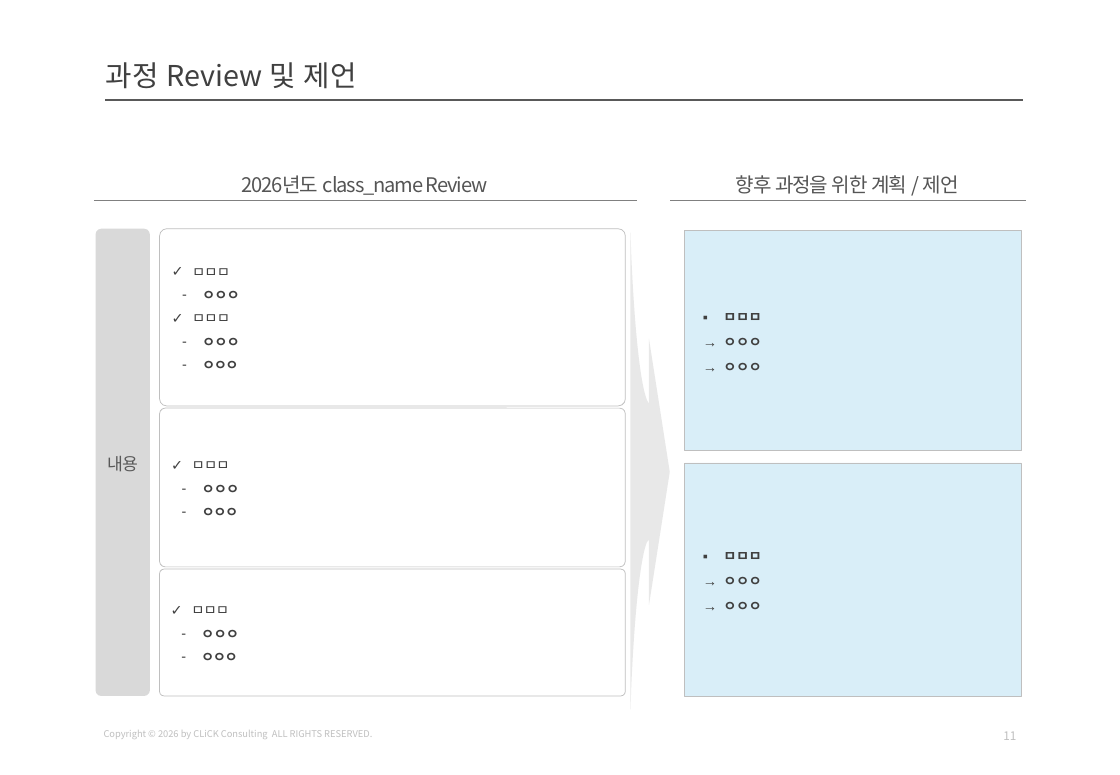
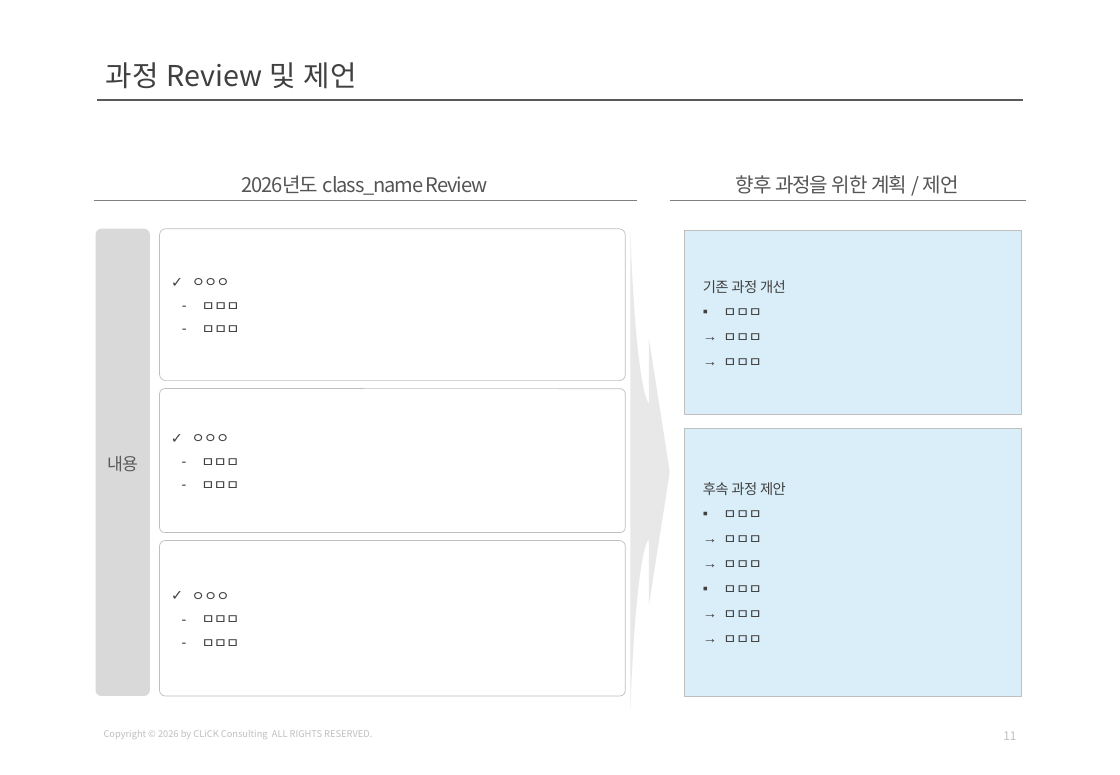
Before and after one commit to qkrtlwls123-a11y/Lam-automation, a slide deck: slide 11 of kai-template.pptx. Drawn at 1120x775 pixels with LibreOffice and Linux fonts; fonts in the diff are those of the drawing. Boxes give left, top, right and bottom in pixels: in the first picture for what was removed or moved away, otherwise in the second. Text is boxed around its words. In the diff, an @@ line names an element or a change of style, - is before the commit and + after.

```diff
--- a/kai-template.pptx
+++ b/kai-template.pptx
@@ line moved from (105, 100) - (1024, 100) to (97, 100) - (1024, 100) @@
@@ rounded rectangle "ㅇㅇㅇ" resized from (x1=159, y1=229, x2=625, y2=405) to (x1=159, y1=229, x2=625, y2=381) @@
@@ rounded rectangle "기존 과정 개선" resized from (x1=685, y1=231, x2=1021, y2=451) to (x1=685, y1=231, x2=1021, y2=415) @@
@@ text in rounded rectangle at (x1=192, y1=268, x2=230, y2=275): paragraph removed @@
-✓ ㅁㅁㅁ
@@ text in rounded rectangle at (x1=192, y1=278, x2=240, y2=309): bold off in "ㅇㅇㅇ"; bullet ‐ to ✓; bullet ✓ to ‐ @@
@@ text in rounded rectangle at (x1=703, y1=280, x2=786, y2=293): paragraph added @@
+기존 과정 개선
@@ text in rounded rectangle at (x1=202, y1=325, x2=240, y2=332): text changed; bold off @@
-‐ ㅇㅇㅇ
-‐ ㅇㅇㅇ
+‐ ㅁㅁㅁ
@@ text in rounded rectangle at (x1=723, y1=308, x2=761, y2=315): bold off in "ㅁㅁㅁ" @@
@@ text in rounded rectangle at (x1=723, y1=333, x2=761, y2=365): text changed; bold off @@
-→ ㅇㅇㅇ
-→ ㅇㅇㅇ
+→ ㅁㅁㅁ
+→ ㅁㅁㅁ
@@ rounded rectangle "ㅇㅇㅇ" resized from (x1=159, y1=408, x2=625, y2=568) to (x1=159, y1=389, x2=625, y2=533) @@
@@ text in rounded rectangle at (x1=192, y1=434, x2=230, y2=441): paragraph added @@
+✓ ㅇㅇㅇ
@@ rounded rectangle "후속 과정 제안" resized from (x1=685, y1=463, x2=1021, y2=697) to (x1=685, y1=428, x2=1021, y2=696) @@
@@ text in rounded rectangle at (x1=201, y1=458, x2=239, y2=465): bullet ✓ to ‐ @@
@@ text in rounded rectangle at (x1=201, y1=481, x2=239, y2=488): text changed; bold off @@
-‐ ㅇㅇㅇ
-‐ ㅇㅇㅇ
+‐ ㅁㅁㅁ
@@ text in rounded rectangle at (x1=703, y1=482, x2=786, y2=495): paragraph added @@
+후속 과정 제안
@@ text in rounded rectangle at (x1=723, y1=535, x2=761, y2=642): text changed; bold off @@
-→ ㅇㅇㅇ
-→ ㅇㅇㅇ
+→ ㅁㅁㅁ
+→ ㅁㅁㅁ
+▪ ㅁㅁㅁ
+→ ㅁㅁㅁ
+→ ㅁㅁㅁ
@@ text in rounded rectangle at (x1=723, y1=510, x2=761, y2=517): bold off in "ㅁㅁㅁ" @@
@@ rounded rectangle "ㅇㅇㅇ" resized from (x1=159, y1=570, x2=625, y2=697) to (x1=159, y1=541, x2=625, y2=696) @@
@@ text in rounded rectangle at (x1=192, y1=592, x2=230, y2=599): paragraph added @@
+✓ ㅇㅇㅇ
@@ text in rounded rectangle at (x1=202, y1=615, x2=240, y2=622): bullet ✓ to ‐ @@
@@ text in rounded rectangle at (x1=202, y1=639, x2=240, y2=646): text changed; bold off @@
-‐ ㅇㅇㅇ
-‐ ㅇㅇㅇ
+‐ ㅁㅁㅁ
```
Also in this commit, not shown: 7 other slides changed, 4 slides added, 4 slides removed, 1 other file.
